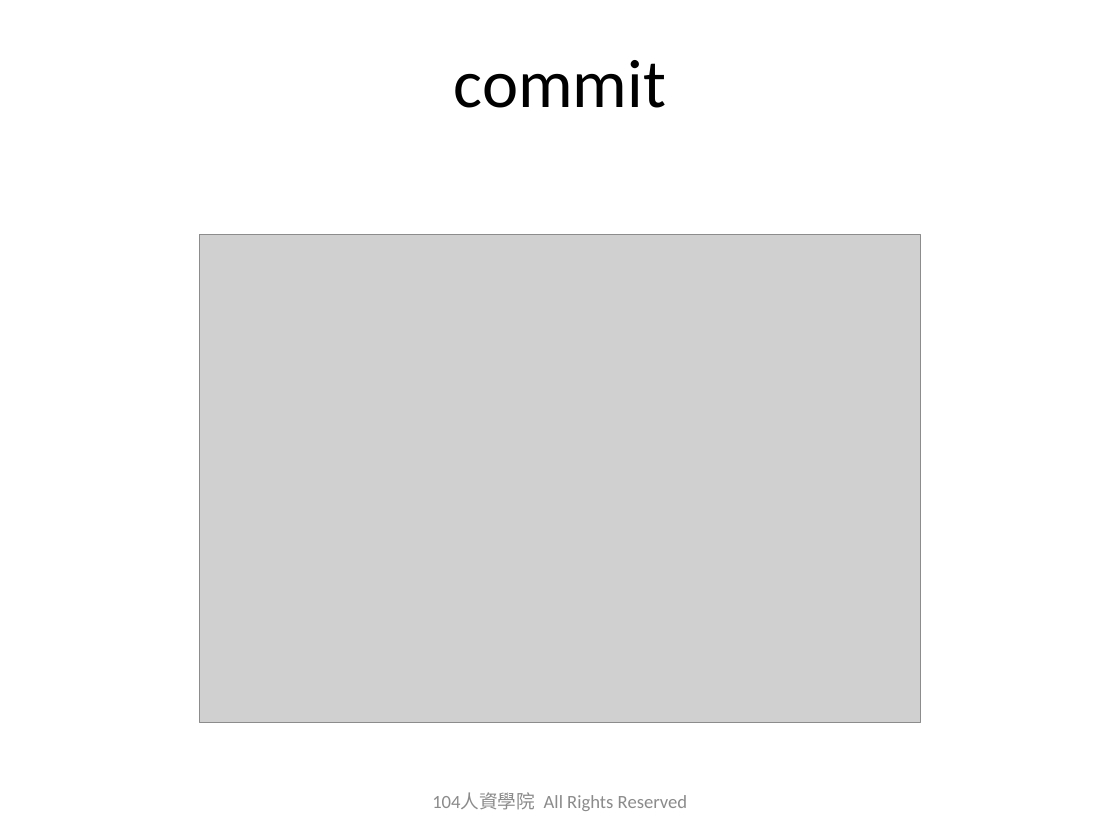
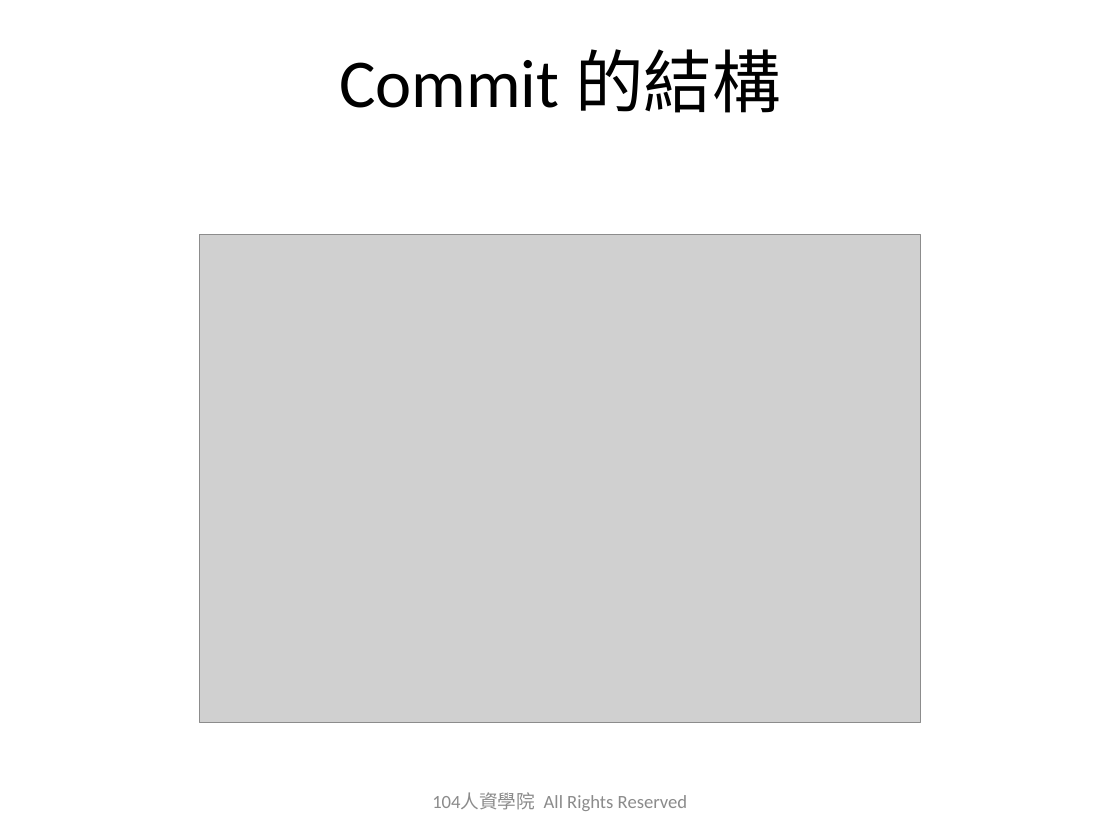
Before and after one commit to austinwang104/playGit, a slide deck: slide 10 of 2019_0627_Git_Share_HA.pptx (slide 9 before the commit). Drawn at 1120x840 pixels with LibreOffice and Linux fonts; fonts in the diff are those of the drawing; grey boxes stand for pictures; background and template pictures are left out. Boxes give left, top, right and bottom in pixels: in the first picture for what was removed or moved away, otherwise in the second. Text is boxed around its words. In the diff, an @@ line names an element or a change of style, - is before the commit and + after.

```diff
--- a/2019_0627_Git_Share_HA.pptx
+++ b/2019_0627_Git_Share_HA.pptx
@@ title at <box>339,49,780,113</box>: text changed @@
-commit
+Commit 的結構
```
Also in this commit, not shown: 1 other slide changed, 4 slides added, 1 other file.
